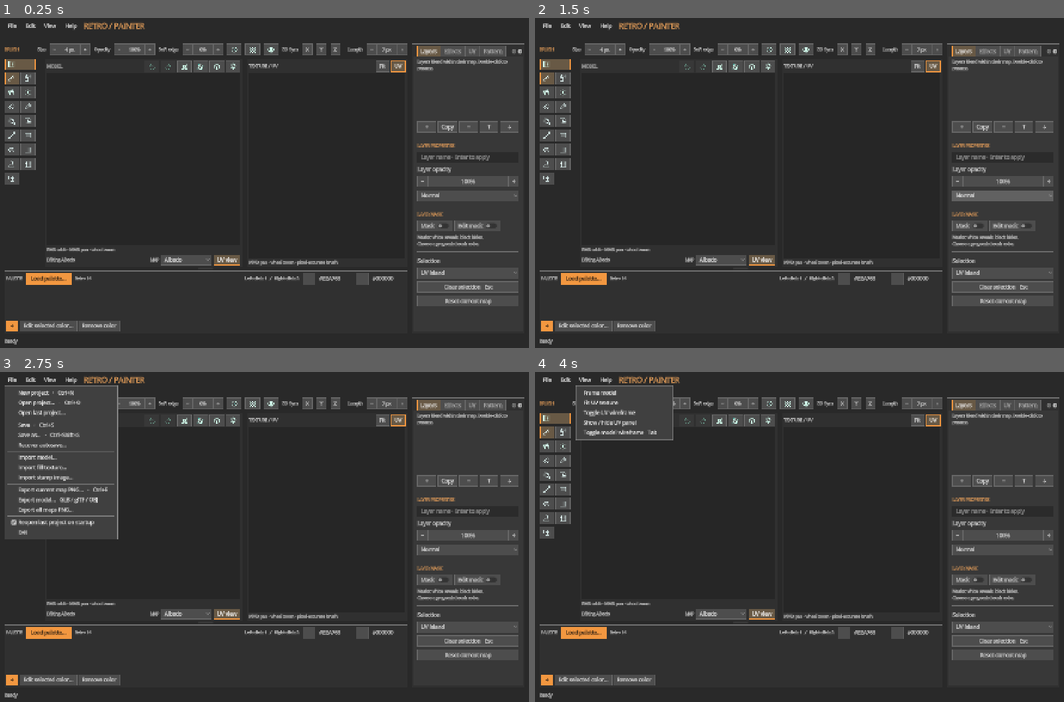
Above: before the commit, frames 1-4 (two rows, left to right).
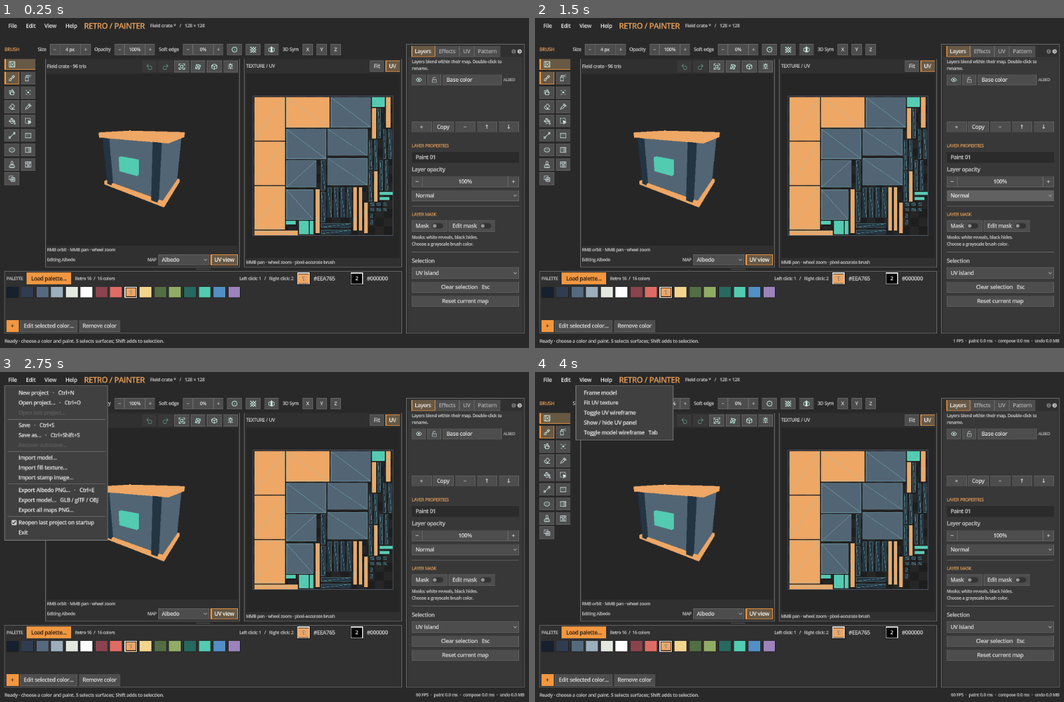
Above: after the commit, the same moments.

Repository: duasun/PixelTexturePainter
Game: Godot game, scene res://scenes/main_window.tscn
Two runs of this game, one before a commit and one after it. Both use one fixed random seed, a clock stepped at 60 frames per second and the inputs below.
Inputs (mouse positions are in pixels of both pictures, inside the frame that each line leads up to):
- Up to frame 1 (0.25 s): no input
- Up to frame 2 (1.5 s): click (1005, 196) at 0.5 s, where only the run before the commit has a clickable "Normal"; click (1005, 196) at 1.25 s, where only the run before the commit has a clickable "Normal"
- Up to frame 3 (2.75 s): click "File" at 2 s
- Up to frame 4 (4 s): click "Edit" at 2.75 s; click "View" at 3.5 s

The runs differ from the first frame. In frame 1, 20% of the frame differs, in the area x 0-100%, y 1-99%; in frame 2, 20%; in frame 3, 21%; in frame 4, 20%.
Error before the commit: Parse Error: Expected new line after "\". (res://ui/main_window.gd:1725)

Commit message:
Fix source file endings for Godot parser

Diff:
--- a/assets/theme.tres
+++ b/assets/theme.tres
@@ -176,5 +176,3 @@
 HSeparator/constants/separation = 12
 WorkspacePane/base_type = &"PanelContainer"
 WorkspacePane/styles/panel = SubResource("workspace_pane")
-
-\n
--- a/scenes/layers_panel.tscn
+++ b/scenes/layers_panel.tscn
@@ -113,6 +113,3 @@
 layout_mode = 2
 text = "Reset current map"
 tooltip_text = "Erase all paint and masks on the selected map; Undo restores them"
-
-
-\n
--- a/scenes/main_window.tscn
+++ b/scenes/main_window.tscn
@@ -447,5 +447,3 @@
 unique_name_in_owner = true
 wait_time = 0.4
 one_shot = true
-
-\n
--- a/scenes/menu_bar.tscn
+++ b/scenes/menu_bar.tscn
@@ -95,5 +95,3 @@
 item_count = 1
 popup/item_0/id = 0
 popup/item_0/text = "About Retro Texture Painter…"
-
-\n
--- a/scenes/spray_options.tscn
+++ b/scenes/spray_options.tscn
@@ -81,5 +81,3 @@
 clip_text = true
 text = "Preview: next burst"
 theme_override_font_sizes/font_size = 11
-
-\n
--- a/scenes/tool_options.tscn
+++ b/scenes/tool_options.tscn
@@ -122,5 +122,3 @@
 minimum = 1.0
 maximum = 4096.0
 suffix = " px"
-
-\n
--- a/ui/main_window.gd
+++ b/ui/main_window.gd
@@ -1721,5 +1721,3 @@
 		_preferences.set_setting("uv",field,%UV.get_node(field).value)
 	var error := _preferences.save_settings()
 	if error != OK: _status("Could not save painter settings: " + error_string(error))
-
-\n
--- a/ui/uv_canvas.gd
+++ b/ui/uv_canvas.gd
@@ -196,6 +196,3 @@
 		points.append(offset + point * zoom)
 	draw_multiline(points, Color(0.0, 0.0, 0.0, 0.95), 3.0)
 	draw_multiline(points, Color("dcfffa"), 1.0)
-
-
-\n
